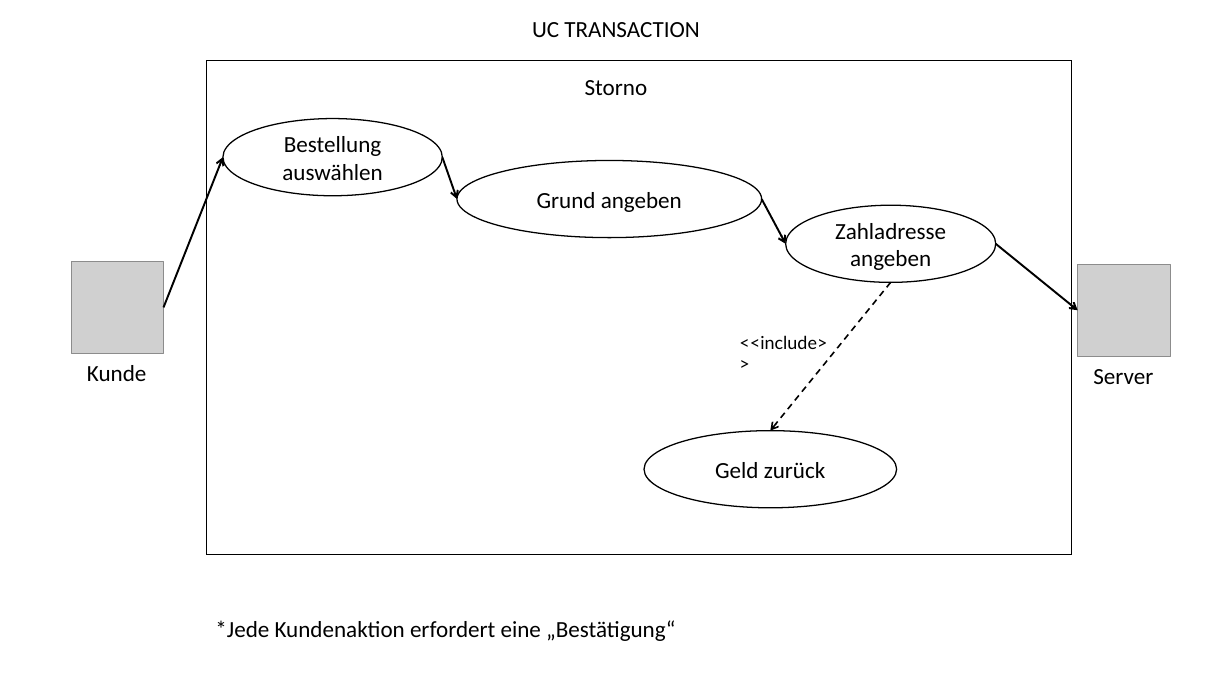
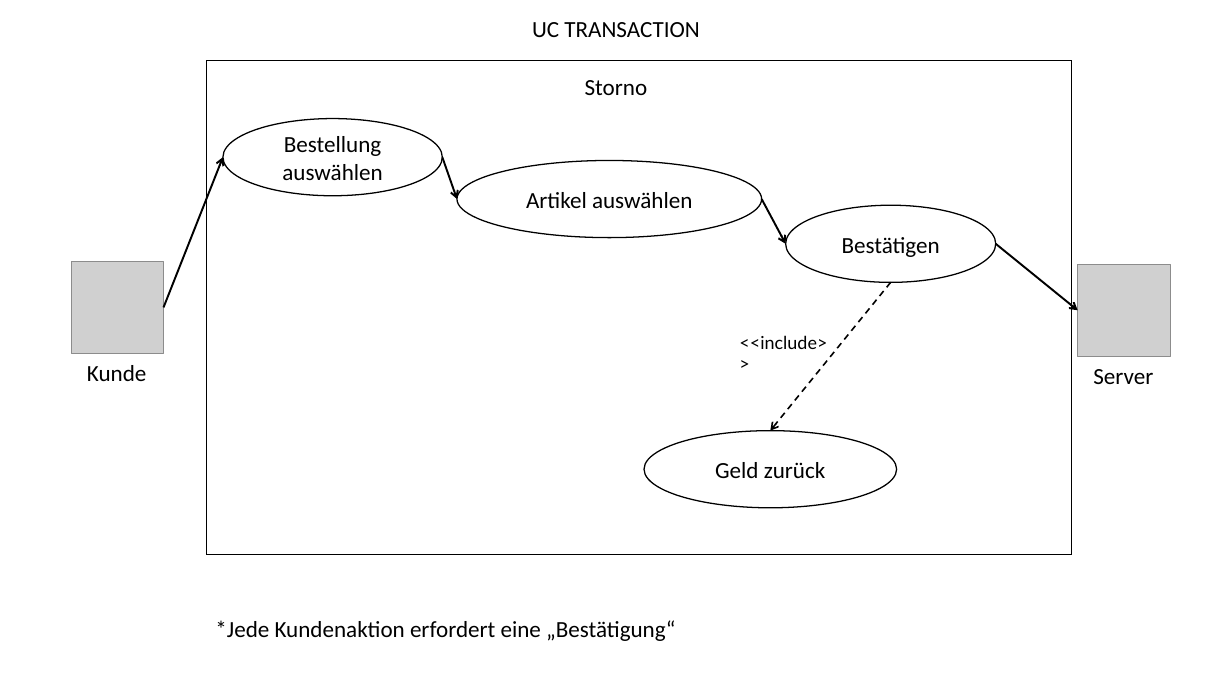
Before and after one commit to Sprayer115/render, a slide deck: slide 13 of Zusatz_Material/Web-Technologie.pptx. Drawn at 1232x693 pixels with LibreOffice and Linux fonts; fonts in the diff are those of the drawing; grey boxes stand for pictures. Boxes give left, top, right and bottom in pixels: in the first picture for what was removed or moved away, otherwise in the second. Text is boxed around its words. In the diff, an @@ line names an element or a change of style, - is before the commit and + after.

```diff
--- a/Zusatz_Material/Web-Technologie.pptx
+++ b/Zusatz_Material/Web-Technologie.pptx
@@ text in ellipse at (526,192,692,208): text changed @@
-Grund angeben
+Artikel auswählen
@@ text in ellipse at (842,237,940,257): text changed @@
-Zahladresse angeben
+Bestätigen
```
Also in this commit, not shown: 15 other files.
